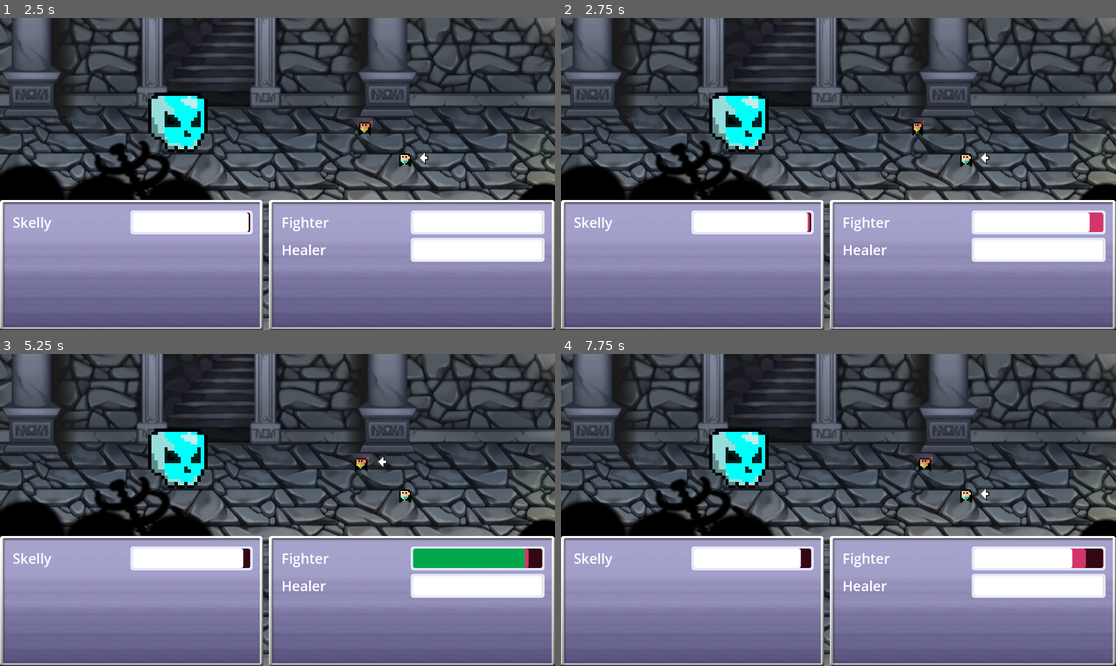
Above: before the commit, frames 1-4 (two rows, left to right).
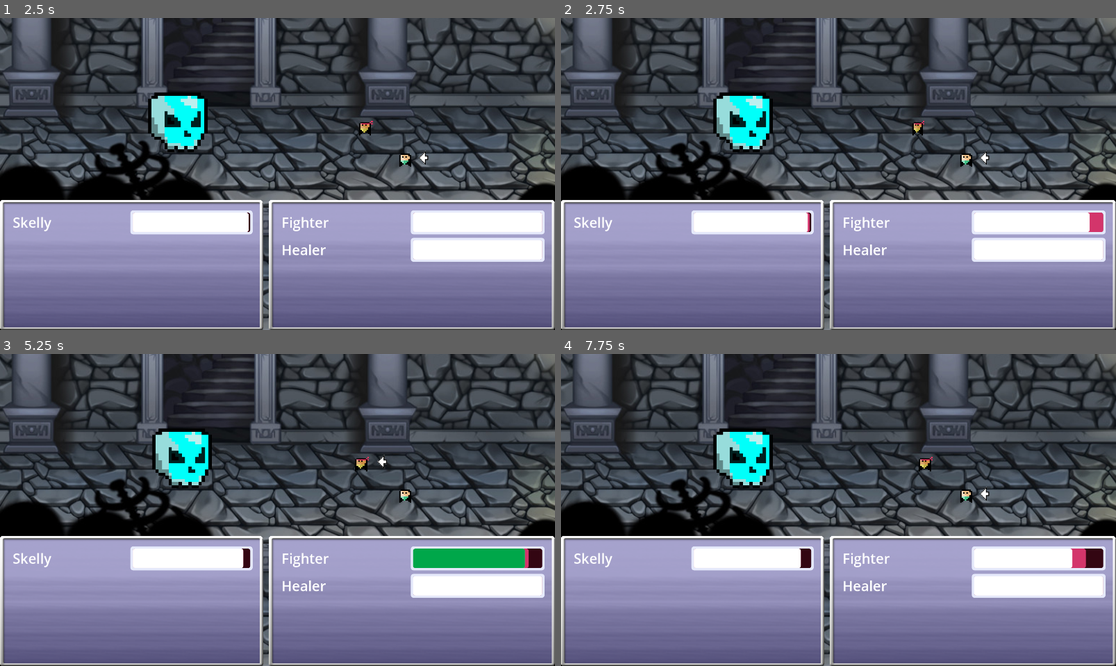
Above: after the commit, the same moments.

Repository: Tjwever/unlikely-pair
Game: Godot game, scene res://Scenes/MainScene.tscn
Two runs of this game, one before a commit and one after it. Both use one fixed random seed, a clock stepped at 60 frames per second and the inputs below.
Inputs (mouse positions are in pixels of both pictures, inside the frame that each line leads up to):
- Up to frame 1 (2.5 s): tap Enter at 0.5 s; move the mouse to (399, 158) at 0.52 s; hold W (select_up) 0.53-1.28 s; click (399, 158) at 0.6 s; move the mouse to (166, 189) at 1.27 s; hold S (select_down) 1.28-2.03 s; click (166, 189) at 1.35 s; move the mouse to (333, 105) at 2.02 s; hold W (select_up) from 2.03 s (still down); click (333, 105) at 2.1 s
- Up to frame 2 (2.75 s): keep holding W (select_up)
- Up to frame 3 (5.25 s): move the mouse to (249, 572) at 2.77 s; click (249, 572) at 2.85 s; tap Space at 3.5 s; move the mouse to (444, 556) at 3.52 s; release W (select_up) at 3.53 s; hold S (select_down) from 3.53 s (still down); click (444, 556) at 3.6 s; move the mouse to (111, 463) at 4.27 s; click (111, 463) at 4.35 s; move the mouse to (305, 510) at 5.02 s; click (305, 510) at 5.1 s
- Up to frame 4 (7.75 s): move the mouse to (755, 432) at 5.77 s; release S (select_down) at 5.78 s; hold W (select_up) from 5.78 s (still down); click (755, 432) at 5.85 s; move the mouse to (960, 494) at 6.52 s; click (960, 494) at 6.6 s; move the mouse to (727, 525) at 7.27 s; click (727, 525) at 7.35 s

Frame 1 is identical in both runs. In frame 2, 1.0% of the frame differs, in the area x 26-39%, y 23-43%; in frame 3, 1.0%; in frame 4, 1.0%.

Commit message:
animations added to enemy

Diff:
--- a/Characters/Enemies/Skelly.gd
+++ b/Characters/Enemies/Skelly.gd
@@ -8,6 +8,7 @@
 @onready var fighter = $"../Fighter"
 @onready var healer = $"../Healer"
 @onready var timer = $Timer
+@onready var animation_player = $AnimationPlayer
 
 const BASE_WAIT_TIME = 2.0
 
@@ -32,6 +33,8 @@
 
 func attack():
 	if fighter:
+		animation_player.play("quick_attack")
+		await get_tree().create_timer(0.1).timeout
 		var damage_dealt = calculate_damage(attack_damge, fighter.defense)
 		#print('Enemy deals ', damage_dealt)
 		fighter.take_damage(damage_dealt)
--- a/Characters/Enemies/Skelly.tscn
+++ b/Characters/Enemies/Skelly.tscn
@@ -1,10 +1,58 @@
-[gd_scene load_steps=4 format=3 uid="uid://c75kvjd0027di"]
+[gd_scene load_steps=7 format=3 uid="uid://c75kvjd0027di"]
 
 [ext_resource type="Script" path="res://Characters/Enemies/Skelly.gd" id="1_kljea"]
 [ext_resource type="Texture2D" uid="uid://ciqdjmwl4hpsg" path="res://Characters/Enemies/skelly_sprite.png" id="1_tspxl"]
 
 [sub_resource type="RectangleShape2D" id="RectangleShape2D_gd4ks"]
 size = Vector2(658, 647)
+
+[sub_resource type="Animation" id="Animation_s2ake"]
+resource_name = "quick_attack"
+tracks/0/type = "value"
+tracks/0/imported = false
+tracks/0/enabled = true
+tracks/0/path = NodePath("Sprite2D:position")
+tracks/0/interp = 1
+tracks/0/loop_wrap = true
+tracks/0/keys = {
+"times": PackedFloat32Array(0, 0.06, 0.3, 1),
+"transitions": PackedFloat32Array(1, 1, 1, 1),
+"update": 0,
+"values": [Vector2(0, 0), Vector2(116.666, 0), Vector2(0, 0), Vector2(0, 0)]
+}
+
+[sub_resource type="Animation" id="Animation_72t1f"]
+resource_name = "big_attack"
+tracks/0/type = "value"
+tracks/0/imported = false
+tracks/0/enabled = true
+tracks/0/path = NodePath("Sprite2D:position")
+tracks/0/interp = 1
+tracks/0/loop_wrap = true
+tracks/0/keys = {
+"times": PackedFloat32Array(0, 0.7, 0.8, 1),
+"transitions": PackedFloat32Array(1, 1, 1, 1),
+"update": 0,
+"values": [Vector2(0, 0), Vector2(0, -430.554), Vector2(0, 263.888), Vector2(0, 0)]
+}
+tracks/1/type = "value"
+tracks/1/imported = false
+tracks/1/enabled = true
+tracks/1/path = NodePath("Sprite2D:scale")
+tracks/1/interp = 1
+tracks/1/loop_wrap = true
+tracks/1/keys = {
+"times": PackedFloat32Array(0, 0.7, 0.8, 1),
+"transitions": PackedFloat32Array(1, 1, 1, 1),
+"update": 0,
+"values": [Vector2(1, 1), Vector2(1, 1), Vector2(1.2638, 0.605742), Vector2(1, 1)]
+}
+
+[sub_resource type="AnimationLibrary" id="AnimationLibrary_80k34"]
+_data = {
+"big_attack": SubResource("Animation_72t1f"),
+"quick_attack": SubResource("Animation_s2ake")
+}
 
 [node name="Enemy" type="CharacterBody2D"]
 scale = Vector2(0.360001, 0.360001)
@@ -20,6 +68,9 @@
 shape = SubResource("RectangleShape2D_gd4ks")
 
 [node name="AnimationPlayer" type="AnimationPlayer" parent="."]
+libraries = {
+"": SubResource("AnimationLibrary_80k34")
+}
 
 [node name="Timer" type="Timer" parent="."]
 
